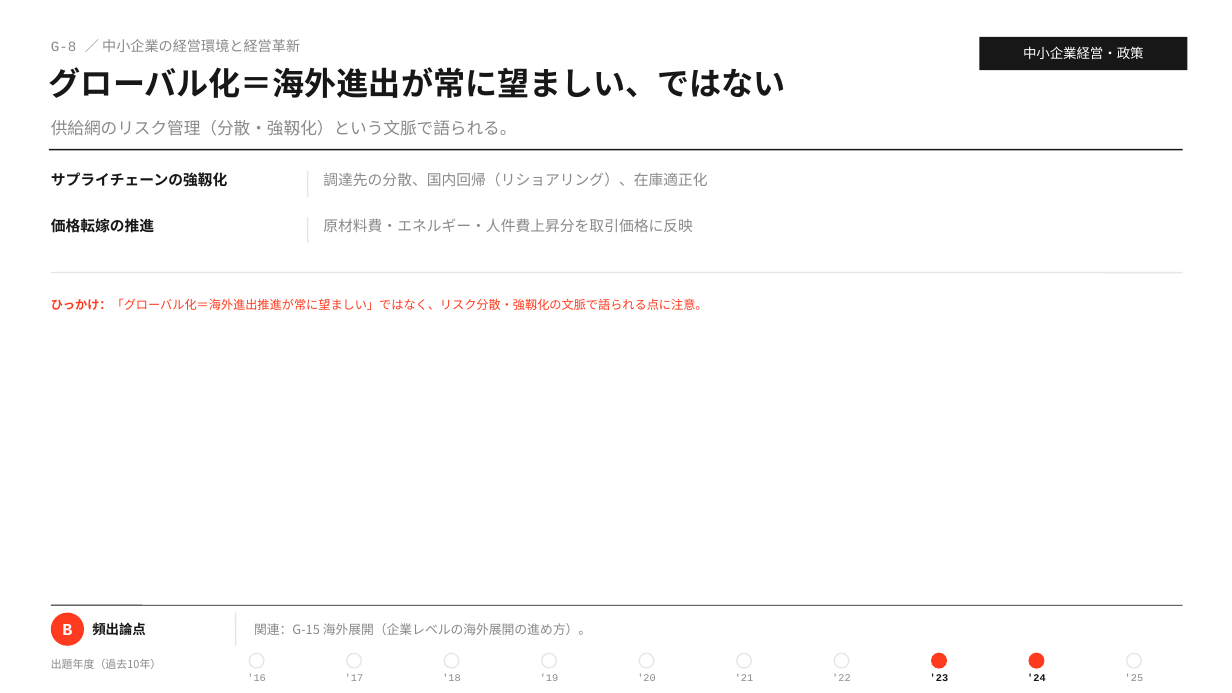
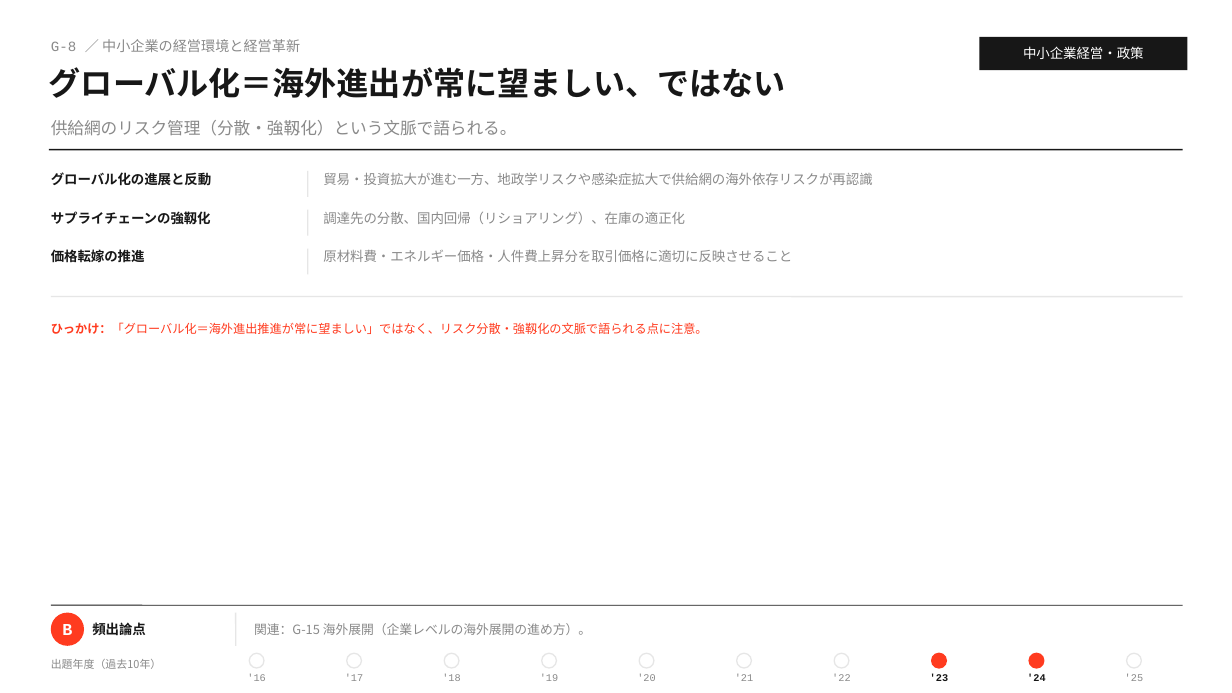
Before and after one commit to MasatoshiSano/SMEC, a slide deck: slide 14 of slides/1st_stage/G_sme_management_policy.pptx. Drawn at 1232x693 pixels with LibreOffice and Linux fonts; fonts in the diff are those of the drawing. Boxes give left, top, right and bottom in pixels: in the first picture for what was removed or moved away, otherwise in the second. Text is boxed around its words. In the diff, an @@ line names an element or a change of style, - is before the commit and + after.

```diff
--- a/slides/1st_stage/G_sme_management_policy.pptx
+++ b/slides/1st_stage/G_sme_management_policy.pptx
@@ text added at <box>51,172,211,186</box>, 10.5 pt, text #171717, bold @@
+グローバル化の進展と反動
@@ text added at <box>323,173,872,185</box>, 10.5 pt, text #8A8A8A @@
+貿易・投資拡大が進む一方、地政学リスクや感染症拡大で供給網の海外依存リスクが再認識
@@ text "サプライチェーンの強靱化" at <box>51,211,211,225</box>: size 11.5 to 10.5 pt @@
@@ text "サプライチェーンの強靱化": place and size @@
-text "サプライチェーンの強靱化" at <box>51,172,228,187</box>
+text "サプライチェーンの強靱化" at <box>51,211,211,225</box>
@@ line moved from (308, 217) - (308, 243) to (308, 210) - (308, 236) @@
@@ text at <box>323,212,685,224</box>: text changed; size 11.5 to 10.5 pt @@
-調達先の分散、国内回帰（リショアリング）、在庫適正化
+調達先の分散、国内回帰（リショアリング）、在庫の適正化
@@ text "価格転嫁の推進": place and size @@
-text "価格転嫁の推進" at <box>51,217,154,236</box>
+text "価格転嫁の推進" at <box>51,249,145,262</box>
@@ text "価格転嫁の推進" at <box>51,249,145,262</box>: size 11.5 to 10.5 pt @@
@@ line added from (308, 249) to (308, 274), #E6E6E6 1 pt @@
@@ text at <box>323,250,792,262</box>: text changed; size 11.5 to 10.5 pt @@
-原材料費・エネルギー・人件費上昇分を取引価格に反映
+原材料費・エネルギー価格・人件費上昇分を取引価格に適切に反映させること
@@ line moved from (51, 273) - (1183, 273) to (51, 297) - (1183, 297) @@
@@ text "ひっかけ：「グローバル化＝海外進出推進が常に望ましい」ではなく、リスク分散・強靱化の文脈で語られる点に注意。": place and size @@
-text "ひっかけ：「グローバル化＝海外進出推進が常に望ましい」ではなく、リスク分散・強靱化の文脈で語られる点に注意。" at <box>51,298,708,310</box>
+text "ひっかけ：「グローバル化＝海外進出推進が常に望ましい」ではなく、リスク分散・強靱化の文脈で語られる点に注意。" at <box>51,322,708,334</box>
```
Also in this commit, not shown: 11 other slides changed, 18 slides added, 2 other files.
